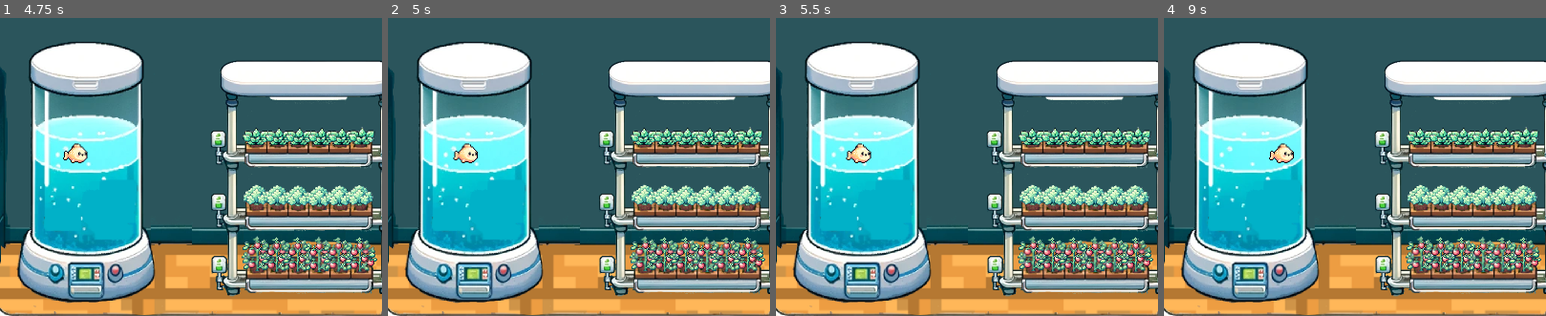
Above: before the commit, frames 1-4 (left to right).
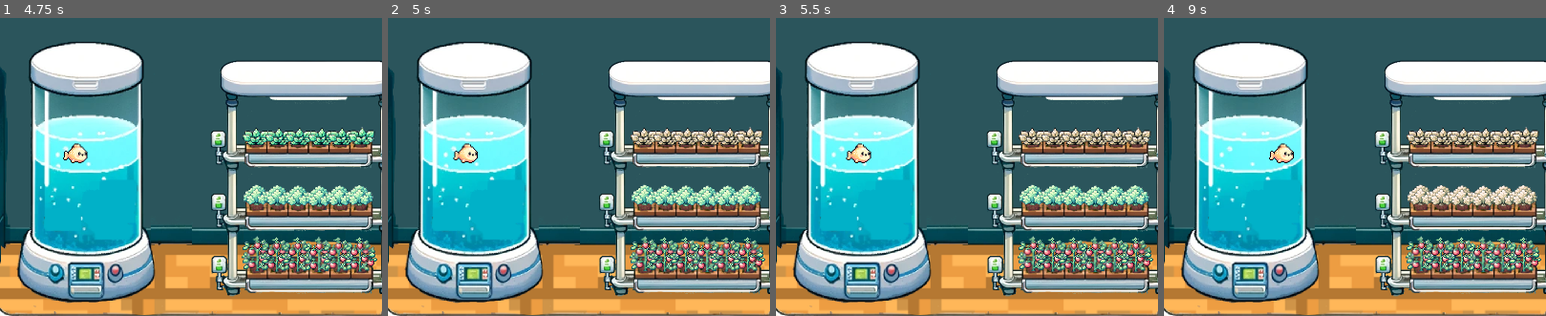
Above: after the commit, the same moments.

Repository: IkramKo/vertigrow
Game: Godot game, scene res://levels/farm.tscn
Same seed, same stepped clock (60 frames per second), same inputs: the game is played once before the commit and once after it.
Inputs (mouse positions are % of the whole screen's width and height, from its top left):
- Up to frame 1 (4.75 s): move the mouse to (72, 45) at 0.52 s; click (72, 45) at 0.67 s; tap Enter at 1.25 s; move the mouse to (30, 55) at 1.27 s; click (30, 55) at 1.42 s; move the mouse to (60, 28) at 2.02 s; click (60, 28) at 2.17 s; move the mouse to (45, 70) at 2.77 s; click (45, 70) at 2.92 s; move the mouse to (80, 65) at 3.52 s; click (80, 65) at 3.67 s; move the mouse to (20, 35) at 4.27 s; click (20, 35) at 4.42 s
- Up to frame 2 (5 s): no input
- Up to frame 3 (5.5 s): tap Space at 5 s; move the mouse to (55, 50) at 5.02 s; click (55, 50) at 5.17 s
- Up to frame 4 (9 s): move the mouse to (35, 25) at 5.77 s; click (35, 25) at 5.92 s; tap Enter at 6.5 s; move the mouse to (72, 45) at 6.52 s; click (72, 45) at 6.67 s; move the mouse to (30, 55) at 7.27 s; click (30, 55) at 7.42 s; move the mouse to (60, 28) at 8.02 s; click (60, 28) at 8.17 s; move the mouse to (45, 70) at 8.77 s; click (45, 70) at 8.92 s
The pictures show only the part of the screen within x 10-60%, y 35-85%; the shares and areas given below are measured in that part.

Frame 1 is identical in both runs. In frame 2, 1.3% of the frame differs, in the area x 63-98%, y 36-43%; in frame 3, 1.3%; in frame 4, 3.0%, in the area x 63-98%, y 36-64%.

Commit message:
remove dead fish + kill fish auto

Diff:
--- a/game/levels/farm.gd
+++ b/game/levels/farm.gd
@@ -1,8 +1,11 @@
 extends Node2D
 
 # timer vcars
-var timer = Timer.new()
+var age_timer = Timer.new()
 var age_increment_interval = 120
+
+var health_timer = Timer.new()
+var health_change_interval = 1
 
 var fish_tank = get_child(1)
 var shelves = get_child(2)
@@ -18,20 +21,27 @@
 	self.fish_tank = get_child(1)
 	self.shelves = get_child(2)
 	self.growbed = get_child(3)
-	asses_farm_stability()
 	setup_age_timer()
+	setup_health_timer()
 
 func setup_age_timer():
-	timer.set_wait_time(age_increment_interval)
-	timer.set_one_shot(false)
-	timer.connect("timeout", _on_age_timer_timeout)
-	add_child(timer)
-	timer.start()
-
+	age_timer.set_wait_time(age_increment_interval)
+	age_timer.set_one_shot(false)
+	age_timer.connect("timeout", _on_age_timer_timeout)
+	add_child(age_timer)
+	age_timer.start()
 
 func _on_age_timer_timeout():
 	#_increase_plant_age()
 	_increase_fish_age()
+
+func setup_health_timer():
+	self.health_timer.set_wait_time(health_change_interval)
+	self.health_timer.set_one_shot(false)
+	self.health_timer.connect("timeout", asses_farm_stability)
+	add_child(self.health_timer)
+	self.health_timer.start()
+
 
 func _increase_fish_age():
 	var children = fish_tank.get_all_fish()
@@ -59,7 +69,8 @@
 	var result = total_waste_rate - total_filtering_rate
 	var new_water_qual = self.curr_water_quality
 	if result > 0:
-		new_water_qual -= log(result)
+		new_water_qual = max(new_water_qual - log(result), 0)
+
 	elif result < 0: # Not enough nutrients for plants
 		tomato_row.set_health(tomato_row.get_health() - 1)
 		kale_row.set_health(tomato_row.get_health() - 1)
@@ -74,6 +85,12 @@
 		basil_row.set_health(basil_row.get_health() - 1)
 		self.fish_tank.reduce_tank_health()
 
+	print("Water quality: ", self.curr_water_quality)
+	print("Waste rate:", total_waste_rate)
+	print("Tomato row health:", tomato_row.get_health())
+	print("Kale row health:", kale_row.get_health())
+	print("Basil row health:", basil_row.get_health())
+
 
 # Called every frame. 'delta' is the elapsed time since the previous frame.
 func _process(delta):
--- a/game/objects_characters/fish.gd
+++ b/game/objects_characters/fish.gd
@@ -13,7 +13,7 @@
 var dead_fish = load("res://assets/dead_fish.png")
 
 # Fish attributes
-var health = 10
+var health = 5
 var waste_rate = 5
 var age = 0
 var reproduction_rate = 0
--- a/game/objects_characters/fishnet.gd
+++ b/game/objects_characters/fishnet.gd
@@ -22,7 +22,7 @@
 	if len(children) > 0:
 		var oldest_fish = children[0]
 		for fish in children:
-			if fish.age > oldest_fish.age:
+			if fish.age > oldest_fish.age or fish.health <= 0:
 				oldest_fish = fish
 		tank.remove_child(oldest_fish)
 	#tank.remove_child(children[0])
--- a/game/objects_characters/plants/basil.gd
+++ b/game/objects_characters/plants/basil.gd
@@ -1,6 +1,6 @@
 extends Node2D
 
-var health = 10
+var health = 5
 var filering_rate = 1
 var dead_basil = load("res://assets/dead_basil.png")
 var sprite = get_child(0)
--- a/game/objects_characters/plants/kale.gd
+++ b/game/objects_characters/plants/kale.gd
@@ -1,6 +1,6 @@
 extends Node2D
 
-var health = 10
+var health = 8
 var filering_rate = 2
 var dead_kale = load("res://assets/dead_kale.png")
 var sprite = get_child(0)
--- a/game/objects_characters/tank.gd
+++ b/game/objects_characters/tank.gd
@@ -27,10 +27,15 @@
 
 	var health_to_reduce = num_fishes
 
-	for idx in range(num_fishes - 1, 1, -1):
+	print("Health to reduce: ", health_to_reduce)
+	print("Num fish: ", num_fishes)
+	# 0 | (1 2)
+	for idx in range(num_fishes, 1, -1):
 		var fish_health = fishes[idx].health
-		fishes[idx].set_health(min(health_to_reduce, fish_health))
+		var health_to_remove = min(fish_health, health_to_reduce)
+		fishes[idx].set_health(fish_health - health_to_remove)
 		fishes[idx].kill_fish()
+		health_to_reduce -= health_to_remove
 
 		if health_to_reduce <= 0:
 			break
Not shown: 2 places in game/levels/farm.tscn that only renumber resources
